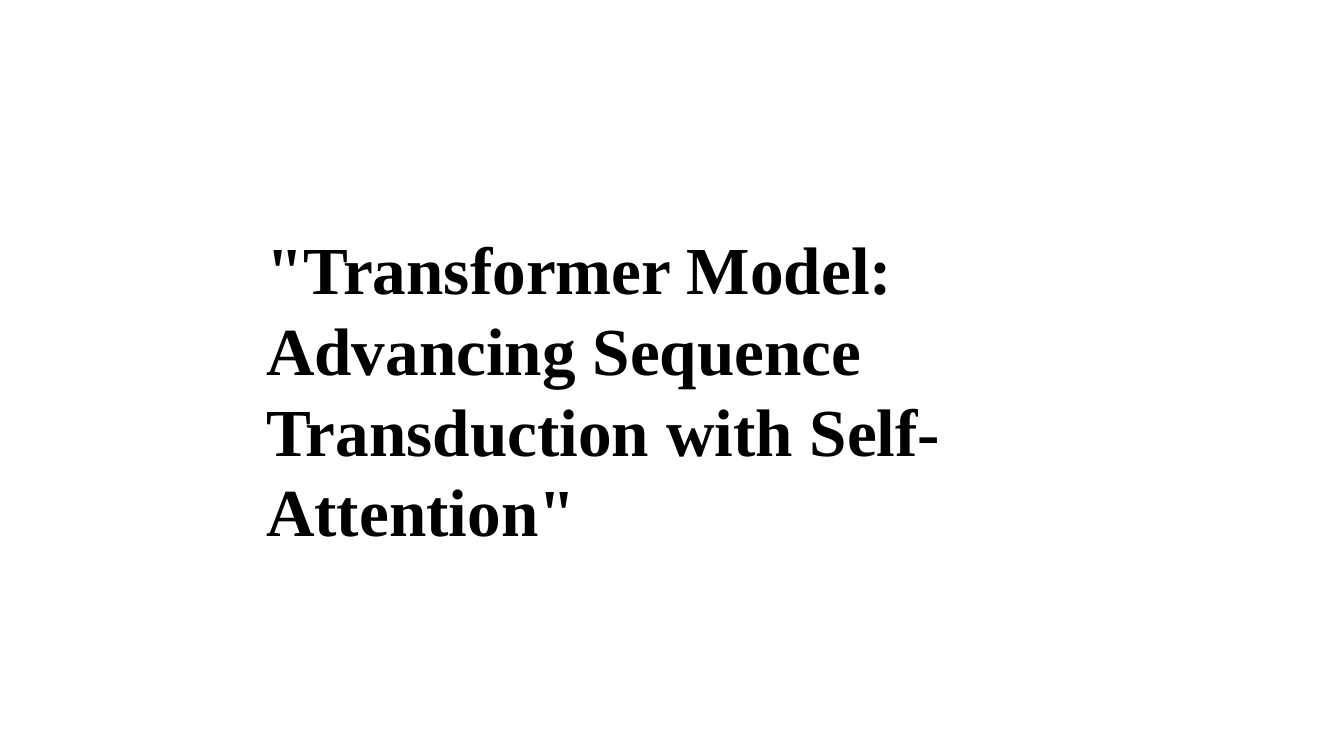
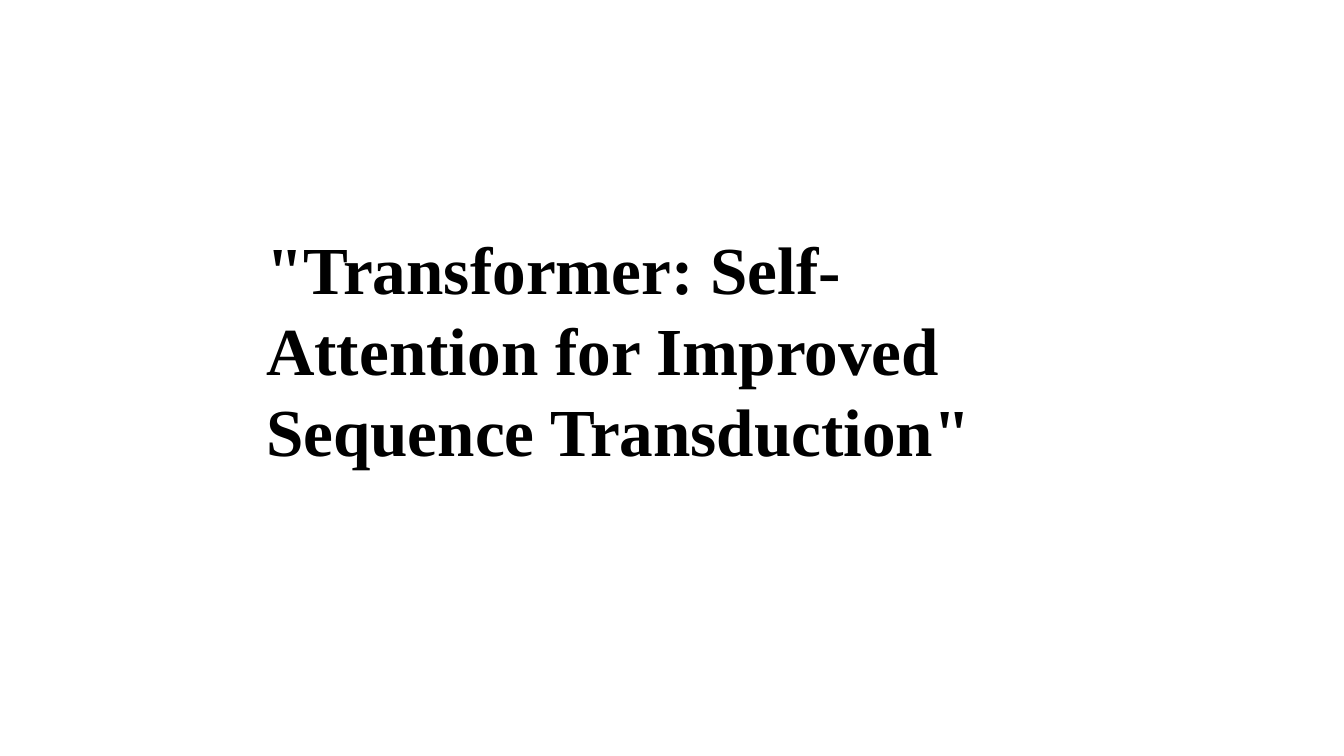
Before and after one commit to Jessie-ZhaoXi/dsa4213-ppt-generator, a slide deck: slide 1 of my_ppts/Presentation_mode_1.pptx. Drawn at 1344x756 pixels with LibreOffice and Linux fonts; fonts in the diff are those of the drawing; background and template pictures are left out. Boxes give left, top, right and bottom in pixels: in the first picture for what was removed or moved away, otherwise in the second. Text is boxed around its words. In the diff, an @@ line names an element or a change of style, - is before the commit and + after.

```diff
--- a/my_ppts/Presentation_mode_1.pptx
+++ b/my_ppts/Presentation_mode_1.pptx
@@ text at (266, 246, 970, 468): text changed @@
-"Transformer Model: Advancing Sequence Transduction with Self-Attention"
+"Transformer: Self-Attention for Improved Sequence Transduction"
```
Also in this commit, not shown: 8 other files.
